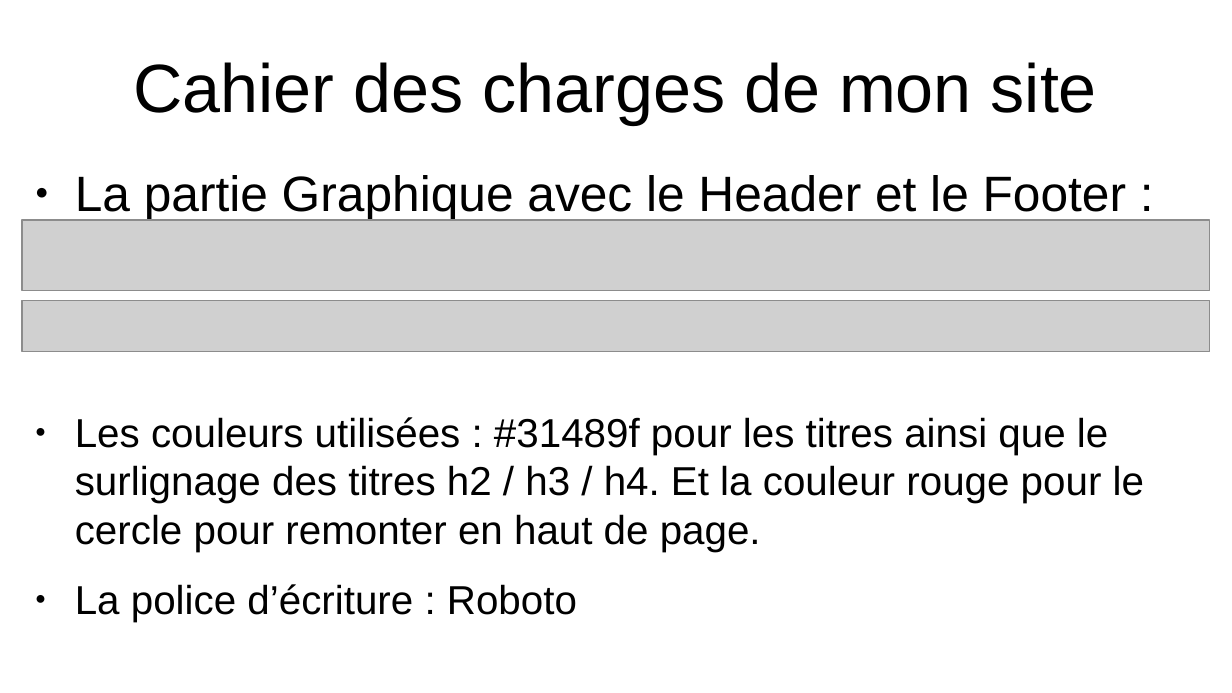
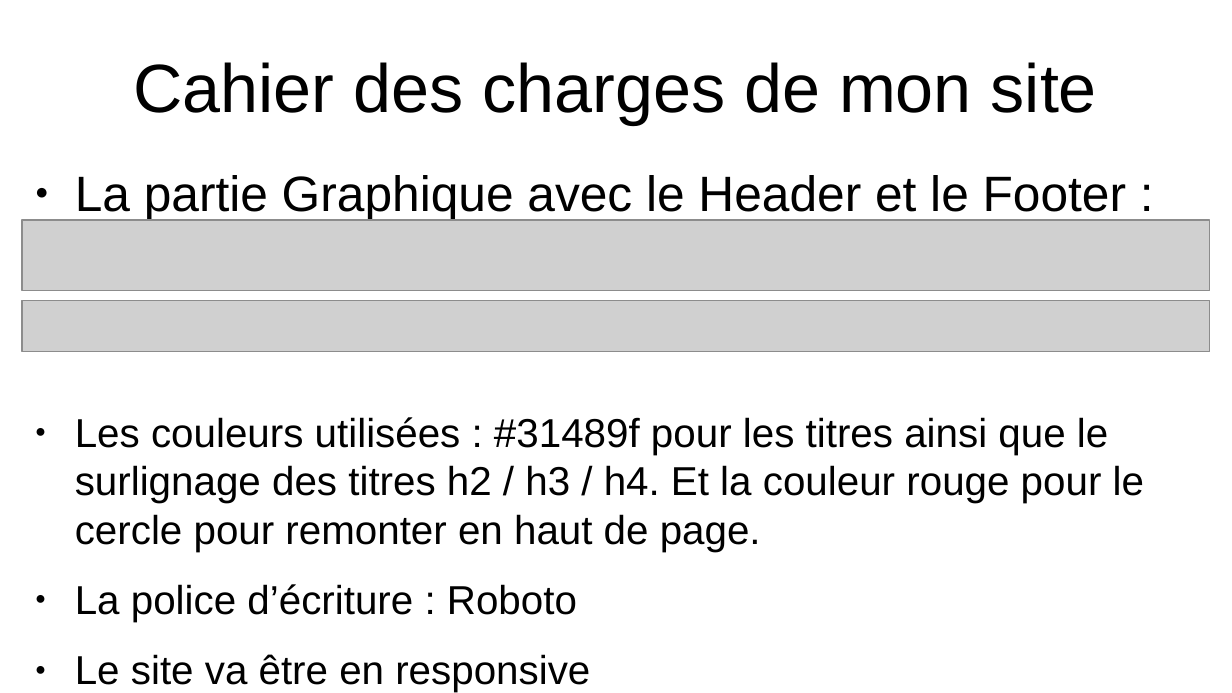
Before and after one commit to Max50603/PROJET--FINAL, a slide deck: slide 6 of PROJET/PROJET FINALE POWERPOINT.odp (slide 4 before the commit). Drawn at 1232x693 pixels with LibreOffice and Linux fonts; fonts in the diff are those of the drawing; grey boxes stand for pictures. Boxes give left, top, right and bottom in pixels: in the first picture for what was removed or moved away, otherwise in the second. Text is boxed around its words. In the diff, an @@ line names an element or a change of style, - is before the commit and + after.

```diff
--- a/PROJET/PROJET FINALE POWERPOINT.odp
+++ b/PROJET/PROJET FINALE POWERPOINT.odp
@@ text at bbox=[75, 654, 590, 692]: paragraph added @@
+● Le site va être en responsive
```
Also in this commit, not shown: 7 other slides changed, 6 slides added, 2 slides removed, 5 other files.
